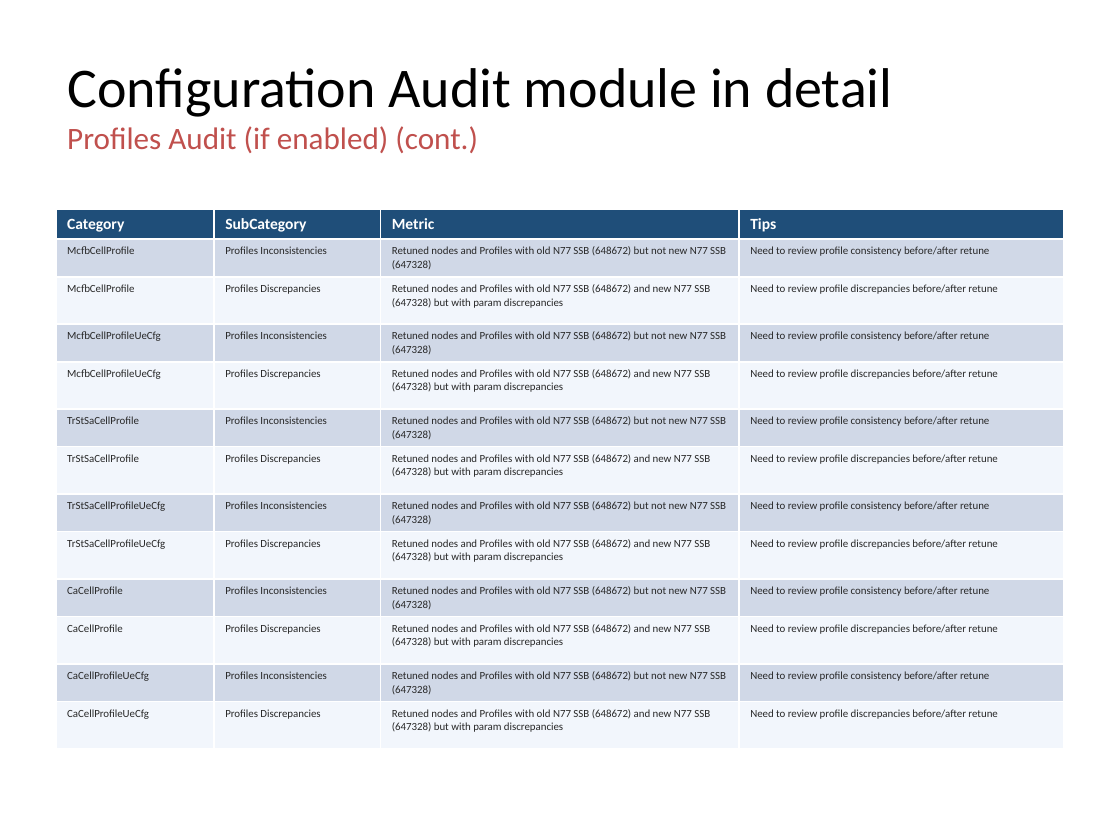
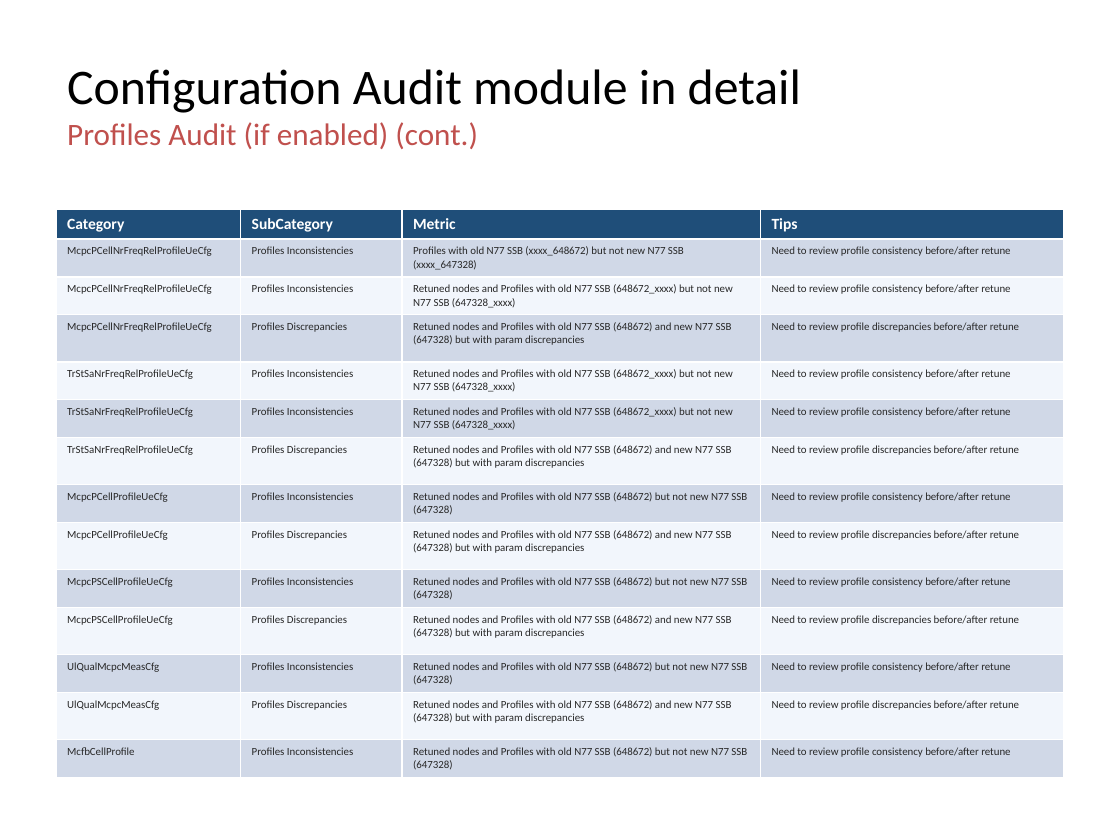
Before and after one commit to jaimetur/SSB_RetuningAutomations, a slide deck: slide 44 of help/User-Guide-SSB-Retuning-Automations-v0.7.6.pptx. Drawn at 1120x840 pixels with LibreOffice and Linux fonts; fonts in the diff are those of the drawing; background and template pictures are left out. Boxes give left, top, right and bottom in pixels: in the first picture for what was removed or moved away, otherwise in the second. Text is boxed around its words. In the diff, an @@ line names an element or a change of style, - is before the commit and + after.

```diff
--- a/help/User-Guide-SSB-Retuning-Automations-v0.7.6.pptx
+++ b/help/User-Guide-SSB-Retuning-Automations-v0.7.6.pptx
@@ title at (67, 69, 801, 113): size 36 to 32 pt in "Configuration Audit module in detail" @@
@@ table at (56, 209, 1064, 774) @@
+row 2: McpcPCellNrFreqRelProfileUeCfg | Profiles Inconsistencies | Profiles with old N77 SSB (xxxx_648672) but not new N77 SSB (xxxx_647328) | Need to review profile consistency before/after retune
+row 3: McpcPCellNrFreqRelProfileUeCfg | Profiles Inconsistencies | Retuned nodes and Profiles with old N77 SSB (648672_xxxx) but not new N77 SSB (647328_xxxx) | Need to review profile consistency before/after retune
+row 4: McpcPCellNrFreqRelProfileUeCfg | Profiles Discrepancies | Retuned nodes and Profiles with old N77 SSB (648672) and new N77 SSB (647328) but with param discrepancies | Need to review profile discrepancies before/after retune
+row 5: TrStSaNrFreqRelProfileUeCfg | Profiles Inconsistencies | Retuned nodes and Profiles with old N77 SSB (648672_xxxx) but not new N77 SSB (647328_xxxx) | Need to review profile consistency before/after retune
+row 6: TrStSaNrFreqRelProfileUeCfg | Profiles Inconsistencies | Retuned nodes and Profiles with old N77 SSB (648672_xxxx) but not new N77 SSB (647328_xxxx) | Need to review profile consistency before/after retune
+row 7: TrStSaNrFreqRelProfileUeCfg | Profiles Discrepancies | Retuned nodes and Profiles with old N77 SSB (648672) and new N77 SSB (647328) but with param discrepancies | Need to review profile discrepancies before/after retune
+row 8: McpcPCellProfileUeCfg | Profiles Inconsistencies | Retuned nodes and Profiles with old N77 SSB (648672) but not new N77 SSB (647328) | Need to review profile consistency before/after retune
+row 9: McpcPCellProfileUeCfg | Profiles Discrepancies | Retuned nodes and Profiles with old N77 SSB (648672) and new N77 SSB (647328) but with param discrepancies | Need to review profile discrepancies before/after retune
+row 10: McpcPSCellProfileUeCfg | Profiles Inconsistencies | Retuned nodes and Profiles with old N77 SSB (648672) but not new N77 SSB (647328) | Need to review profile consistency before/after retune
+row 11: McpcPSCellProfileUeCfg | Profiles Discrepancies | Retuned nodes and Profiles with old N77 SSB (648672) and new N77 SSB (647328) but with param discrepancies | Need to review profile discrepancies before/after retune
+row 12: UlQualMcpcMeasCfg | Profiles Inconsistencies | Retuned nodes and Profiles with old N77 SSB (648672) but not new N77 SSB (647328) | Need to review profile consistency before/after retune
+row 13: UlQualMcpcMeasCfg | Profiles Discrepancies | Retuned nodes and Profiles with old N77 SSB (648672) and new N77 SSB (647328) but with param discrepancies | Need to review profile discrepancies before/after retune
-row 3: McfbCellProfile | Profiles Discrepancies | Retuned nodes and Profiles with old N77 SSB (648672) and new N77 SSB (647328) but with param discrepancies | Need to review profile discrepancies before/after retune
-row 4: McfbCellProfileUeCfg | Profiles Inconsistencies | Retuned nodes and Profiles with old N77 SSB (648672) but not new N77 SSB (647328) | Need to review profile consistency before/after retune
-row 5: McfbCellProfileUeCfg | Profiles Discrepancies | Retuned nodes and Profiles with old N77 SSB (648672) and new N77 SSB (647328) but with param discrepancies | Need to review profile discrepancies before/after retune
-row 6: TrStSaCellProfile | Profiles Inconsistencies | Retuned nodes and Profiles with old N77 SSB (648672) but not new N77 SSB (647328) | Need to review profile consistency before/after retune
-row 7: TrStSaCellProfile | Profiles Discrepancies | Retuned nodes and Profiles with old N77 SSB (648672) and new N77 SSB (647328) but with param discrepancies | Need to review profile discrepancies before/after retune
-row 8: TrStSaCellProfileUeCfg | Profiles Inconsistencies | Retuned nodes and Profiles with old N77 SSB (648672) but not new N77 SSB (647328) | Need to review profile consistency before/after retune
-row 9: TrStSaCellProfileUeCfg | Profiles Discrepancies | Retuned nodes and Profiles with old N77 SSB (648672) and new N77 SSB (647328) but with param discrepancies | Need to review profile discrepancies before/after retune
-row 10: CaCellProfile | Profiles Inconsistencies | Retuned nodes and Profiles with old N77 SSB (648672) but not new N77 SSB (647328) | Need to review profile consistency before/after retune
-row 11: CaCellProfile | Profiles Discrepancies | Retuned nodes and Profiles with old N77 SSB (648672) and new N77 SSB (647328) but with param discrepancies | Need to review profile discrepancies before/after retune
-row 12: CaCellProfileUeCfg | Profiles Inconsistencies | Retuned nodes and Profiles with old N77 SSB (648672) but not new N77 SSB (647328) | Need to review profile consistency before/after retune
-row 13: CaCellProfileUeCfg | Profiles Discrepancies | Retuned nodes and Profiles with old N77 SSB (648672) and new N77 SSB (647328) but with param discrepancies | Need to review profile discrepancies before/after retune
```
Also in this commit, not shown: 54 other slides changed, 7 slides added, 6 slides removed, 7 other files.
